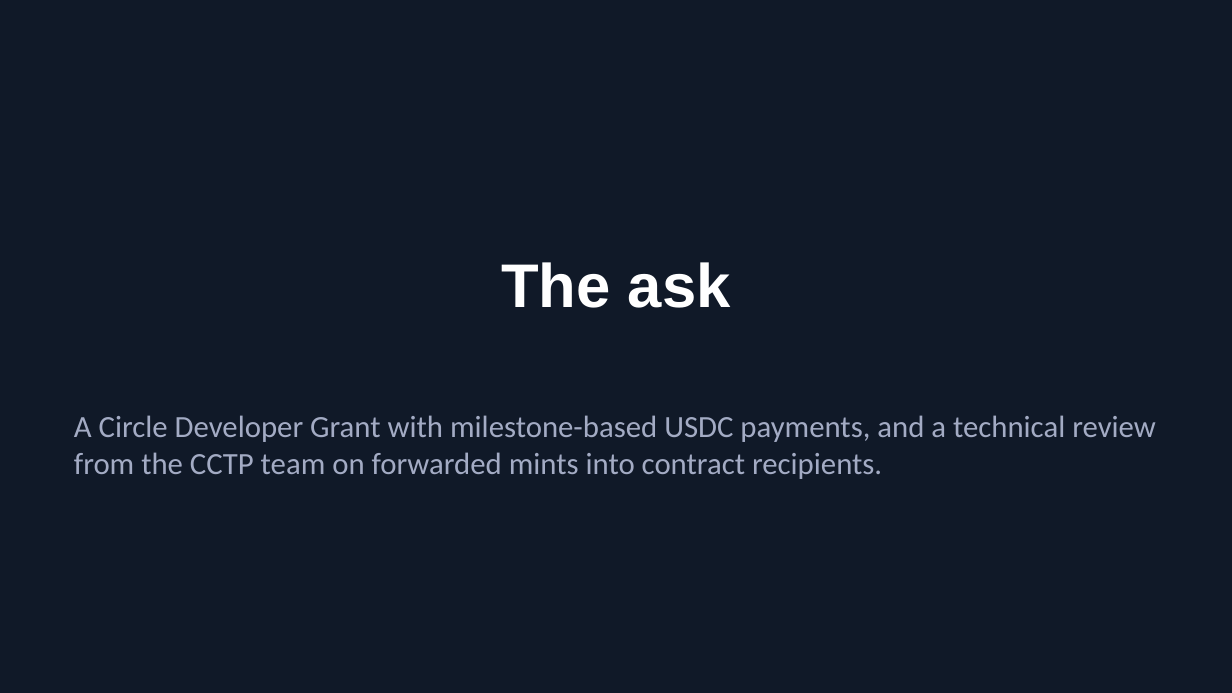
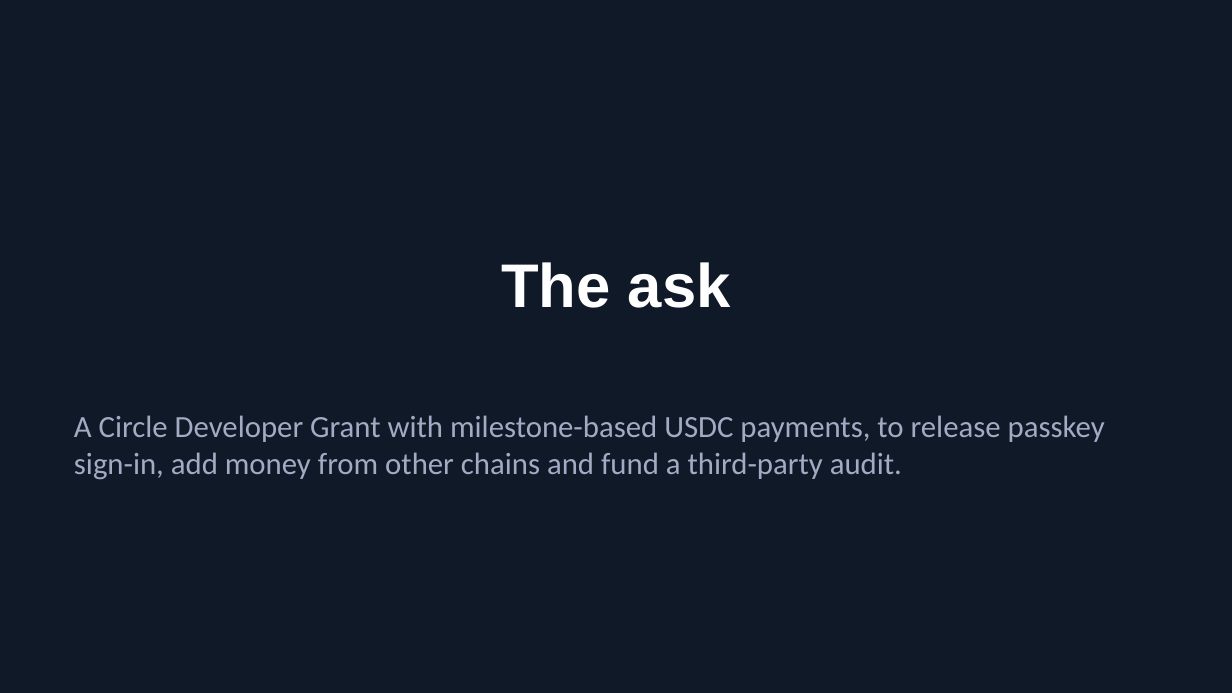
Before and after one commit to xanderslabs/Fundit, a slide deck: slide 10 of docs/fundit-pitch-deck.pptx. Drawn at 1232x693 pixels with LibreOffice and Linux fonts; fonts in the diff are those of the drawing; background and template pictures are left out. Boxes give left, top, right and bottom in pixels: in the first picture for what was removed or moved away, otherwise in the second. Text is boxed around its words. In the diff, an @@ line names an element or a change of style, - is before the commit and + after.

```diff
--- a/docs/fundit-pitch-deck.pptx
+++ b/docs/fundit-pitch-deck.pptx
@@ text at (74,415,1105,480): text changed @@
-A Circle Developer Grant with milestone-based USDC payments, and a technical review from the CCTP team on forwarded mints into contract recipients.
+A Circle Developer Grant with milestone-based USDC payments, to release passkey sign-in, add money from other chains and fund a third-party audit.
```
Also in this commit, not shown: 6 other slides changed, 6 other files.
